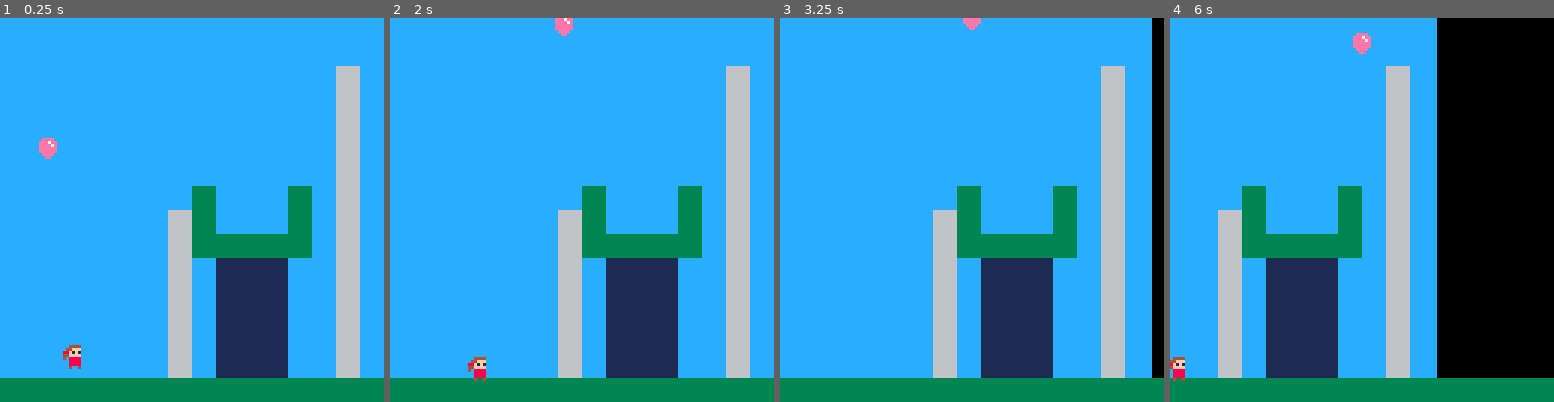
Above: before the commit, frames 1-4 (left to right).
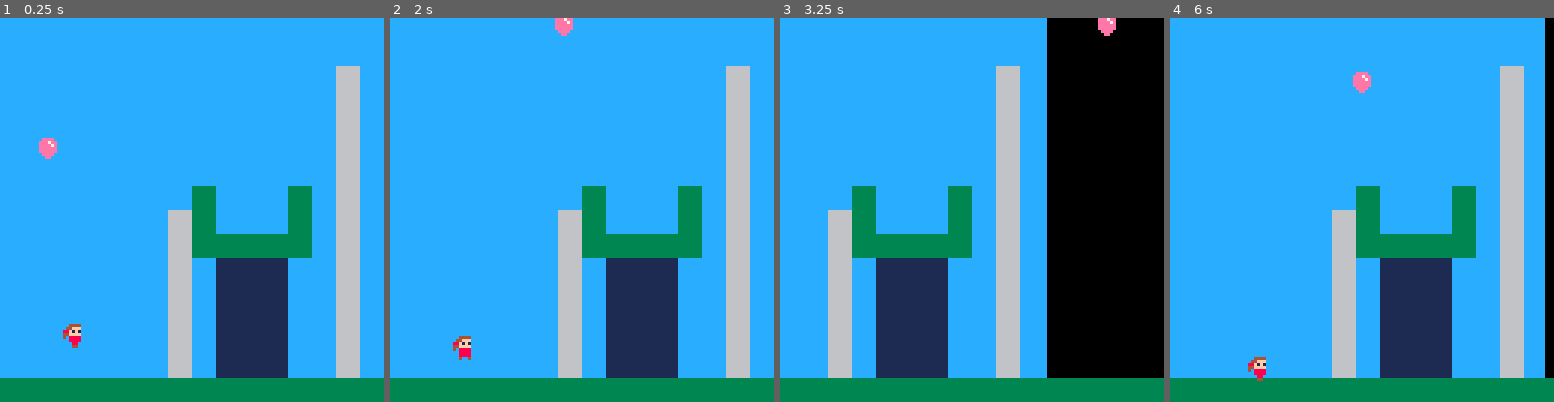
Above: after the commit, the same moments.

Repository: iffy/ppb-pico
Game: PICO-8 cartridge ppb.p8
Same seed, same stepped clock (60 frames per second), same inputs: the game is played once before the commit and once after it.
Inputs:
- Up to frame 1 (0.25 s): no input
- Up to frame 2 (2 s): tap X (X key) at 0.33, 1.07, 1.85 s; tap O (Z key) at 0.7, 1.7 s; hold Right from 1.6 s (still down)
- Up to frame 3 (3.25 s): release Right at 2.1 s; tap O (Z key) at 2.1, 2.5, 2.9 s; hold Up 2.15-2.42 s; hold Right 2.47-3.03 s; tap X (X key) at 2.97 s; hold Left from 3.08 s (still down)
- Up to frame 4 (6 s): tap O (Z key) every 0.4 s from 3.3 to 5.7 s; release Left at 3.58 s; hold Down 3.63-3.97 s; hold Right 4.02-4.68 s; tap X (X key) at 4.08, 5.2 s; hold Up 4.73-5.03 s; hold Left 5.08-5.68 s; hold Down from 5.73 s (still down)

The runs differ from the first frame. In frame 1, 0.4% of the frame differs, in the area x 16-22%, y 79-92%; in frame 2, 0.4%; in frame 3, 48%; in frame 4, 50%, in the area x 0-98%, y 0-95%.

Commit message:
Jumping girl doesn't look very good :)

Diff:
--- a/ppb.p8
+++ b/ppb.p8
@@ -213,40 +213,58 @@
     local flip_x = false
     if (girl.facing == left) flip_x = true
     pal(red, girl.shirt_color)
-    spr(7+girl.frame, px, py, 1, 1, flip_x)
+    local frame = 7 + girl.frame
+    if (girl.vel.y < 0) then
+        -- jumping or falling
+        frame = 12
+    end
+    if (abs(girl.vel.x) >= 0.05 and abs(girl.vel.y) >= 0.4) then
+        frame = 27
+    end
+    spr(frame, px, py, 1, 1, flip_x)
     pal()
+    -- print('v:('..girl.vel.x..','..girl.vel.y..')',
+    --     girl.pos.x*8, girl.pos.y*8, white)
 end
 function make_girl(tx, ty)
     girl = make_actor(tx, ty, 'girl')
     girl.draw = draw_girl
-    girl.control = walk_around
+    girl.control = ai_walk_around
     girl.shirt_color = red
-    girl.accel.y = 0.3
-    girl.bounce = 0.1
+    girl.accel.y = 0.2
+    girl.bounce = 0
     return girl
 end
-function walk_around(girl)
-    local r = rnd(10)
-    if (r <= 1) then
-        -- change what you're doing
-        r = rnd(10)
-        if (girl.accel.x != 0) then
-            -- she's moving
-            girl.accel.x = 0
-        else
-            -- she's holding still
-            if (r <= 5) then
-                girl.accel.x = rnd(0.15)
+function ai_walk_around(girl)
+    if (girl.vel.y == 0) then
+        local r = rnd(10)
+        if (r <= 1) then
+            -- change what you're doing
+            r = rnd(7)
+            if (girl.accel.x != 0) then
+                -- she's moving
+                girl.accel.x = 0
             else
-                girl.accel.x = -rnd(0.15)
+                -- she's holding still
+                if (r <= 5) then
+                    girl.accel.x = rnd(0.15)
+                else
+                    girl.accel.x = -rnd(0.15)
+                end
             end
         end
+    end
+    local r2 = rnd(6)
+    if (r2 <= 1 and girl.vel.y == 0) then
+        -- jump
+        girl.vel.y -= 1.5
+        girl.accel.x = 0
     end
 end
 chase_target = nil
 function chase_balloon(girl)
     if (not(chase_target)) then
-        walk_around(girl)
+        ai_walk_around(girl)
     end
 end
 
@@ -537,6 +555,7 @@
     if (deets.bounce) bounce_actors(a, b, deets)
 end
 
+-- bounce two actors that have collided
 function bounce_actors(a, b, deets)
     norm = vnorm(deets.cur_distance)
 
@@ -588,161 +609,21 @@
     end
     return false
 end
--- check if an actor overlaps a solid spot
--- this only works for actors less than one tile big
-function hit_tiles(a)
-    local npos = vadd(a.pos, a.vel)
-
-    if not in_solid(npos.x, a.pos.y, a.w, a.h) then
-
-    else
-        if (a.vel.x > 0) then
-            a.pos.x = ceil(npos.x) - a.w
-        elseif (a.vel.x < 0) then
-            a.pos.x = flr(npos.x) + a.w
-        end
-        a.vel.x *= -a.bounce
-    end
-
-    if not in_solid(a.pos.x, npos.y, a.w, a.h) then
-    else
-        if (a.vel.y > 0) then
-            a.pos.y = ceil(npos.y) - a.h
-        elseif (a.vel.y < 0) then
-            a.pos.y = flr(npos.y) + a.h
-        end
-        a.vel.y *= -a.bounce
-    end
-
-    return
-
-    -- local npos = vadd(a.pos, a.vel)
-    -- local hit_direction = in_solid(npos.x, npos.y, a.w, a.h)
-    -- if (hit_direction) then
-    --     log('hit '..a.type..a.id)
-    --     log('x:'..npos.x..',y:'..npos.y..',w:'..a.w..',h:'..a.h)
-    --     log('dir.x:'..hit_direction.x..',dir.y:'..hit_direction.y)
-    --     norm = vnorm(hit_direction)
-    --     opp = vmul(norm, -1)
-    --     mag = vdot(a.vel, norm)
-    --     a.vel = vadd(a.vel, vmul(opp, mag))
-
-    --     -- the following doesn't work if the actor move beyond
-    --     -- one square at a time
-
-    --     -- also, the balloon gets shoved down when hugging the side
-    --     -- of walls
-
-    --     -- y
-    --     if (abs(a.vel.y) > 0) then
-    --         if (hit_direction.y > 0) then
-    --             -- colliding with floor
-    --             log('floor')
-    --             a.pos.y = ceil(npos.y) - a.h
-    --             a.vel.y = 0
-    --         elseif (hit_direction.y < 0) then
-    --             -- colliding with ceiling
-    --             log('ceiling')
-    --             a.pos.y = flr(npos.y) + a.h
-    --             a.vel.y = 0
-    --         end
-    --     end
-
-    --     -- x
-    --     if (abs(a.vel.x) > 0) then
-    --         if (hit_direction.x > 0) then
-    --             -- colliding with wall to right
-    --             log('rightwall')
-    --             a.pos.x = ceil(npos.x) - a.w
-    --             a.vel.x = 0
-    --         elseif (hit_direction.x < 0) then
-    --             -- colliding with wall to left
-    --             log('leftwall')
-    --             a.pos.x = flr(npos.x) + a.w
-    --             a.vel.x = 0
-    --         end
-    --     end
-
-    --     -- while (in_solid(a.pos.x, a.pos.y, a.w, a.h)) do
-    --     --     a.pos = vadd(a.pos, opp)
-    --     -- end
-    --     -- a.vel = vadd(a.vel, vmul(opp, a.bounce))
-
-    --     --a.vel = vadd(a.vel, opp)
-    -- end
-
-
-    -- x
-    -- npos = vadd(a.pos, vector(a.vel.x, 0))
-    -- if (in_solid(npos.x, npos.y, a.w, a.h)
-    --     and not in_solid(a.pos.x, a.pos.y, a.w, a.h)) then
-    --     -- hit
-    --     a.vel.x *= -a.bounce
-    -- end
-
-    -- -- y
-    -- npos = vadd(a.pos, vector(0, a.vel.y))
-    -- if (in_solid(npos.x, npos.y, a.w, a.h)
-    --     and not in_solid(a.pos.x, a.pos.y, a.w, a.h)) then
-    --     -- hit
-    --     a.vel.y *= -a.bounce
-    -- end
-
-    -- backoff = vmul(vnorm(a.vel), -1)
-    -- while (in_solid(a.pos.x, a.pos.y, a.w, a.h)) do
-    --     vadd(a.pos, backoff)
-    -- end
-end
-
+
+-- BUG: fast-moving balloons can get stuck inside solid blocks
 function collide_with_walls(a)
     npos = vadd(a.pos, a.vel)
 
-    -- if (fget(getmaptile(npos.x, npos.y)) == 1) then
-    -- end
-    -- if hit_tiles(a) then a.should_advance = false
-
-    -- if collide_with_tiles(a)
-    -- if (fget(mget(npos.x, npos.y)) == 1)
-
-    -- the invisible walls
-    if (npos.x > (map_w)) then
-        a.pos.x = map_w
-        a.vel.x = 0
-        a.should_advance.x = false
-    elseif (npos.x < 0) then
-        a.pos.x = 0
-        a.vel.x = 0
-        a.should_advance.x = false
-    end
-    if (npos.y > map_h) then
-        a.pos.y = map_h
-        a.vel.y = 0
-        a.should_advance.y = false
-    elseif (npos.y < 0) then
-        a.pos.y = 0
-        a.vel.y = 0
-        a.should_advance.y = false
-    end
-
-    if not in_solid(npos.x, a.pos.y, a.w, a.h) then
-
-    else
-        -- if (a.vel.x > 0) then
-        --     a.pos.x = ceil(npos.x) - a.w
-        -- elseif (a.vel.x < 0) then
-        --     a.pos.x = flr(npos.x) + a.w
-        -- end
+    if (npos.x > (map_w)
+        or npos.x < 0
+        or in_solid(npos.x, a.pos.y, a.w, a.h)) then
         a.should_advance.x = false
         a.vel.x *= -a.bounce
     end
 
-    if not in_solid(a.pos.x, npos.y, a.w, a.h) then
-    else
-        -- if (a.vel.y > 0) then
-        --     a.pos.y = ceil(npos.y) - a.h
-        -- elseif (a.vel.y < 0) then
-        --     a.pos.y = flr(npos.y) + a.h
-        -- end
+    if (npos.y > map_h
+        or npos.y < 0
+        or in_solid(a.pos.x, npos.y, a.w, a.h)) then
         a.should_advance.y = false
         a.vel.y *= -a.bounce
     end
@@ -1150,13 +1031,13 @@
 00aaaa000eeeeee00007000000000700007000000f777777f7770000000888800008888004c8870004c88c0004788c000088880004fff0000000000000000000
 00a00a0000eeee00000700000000007007000000fffff77777777000000888800000880040788c0440c8870440c88c0400888800007700000000000000000000
 00800800000ee000000000000000000000000000ffffffff7777770000040040000044004f8888f44f8888f44f8888f400400400011110000000000000000000
-00000000bbbbbbbbbbbbbbbb333333330000000000000000000000000000000000000000004444f00f4444000048444400000000011110000111100000000000
-000000003bb3bbbb3bbbb3333333333300000000000000000000333000000000000000000f4444800844ff0f440044ff0000000001111f0001111f0000000000
-000000003333333333333333333333330044444444444400000333333000000000000300084884800888f18000004ff100000000011110000111100000000000
-000000003333333333333333333333330005000000005000003333233330000000a0030008844880084fff8048888fff00000000077770000777700000000000
-666666563333333333333333333333330044444444444400033333333230033000b0300000848800044888000888880000000444011110000111100000000000
-6666656633333333333333333333333300050000000050000323333333333330000b300a00848800048888000888088f044844ff010010000011000000000000
-6666566633333333333333333333333304444444444444403333323333333233000b30b000880400004088004800000048884ff1040040000044000000000000
+00000000bbbbbbbbbbbbbbbb333333330000000000000000000000000000000000000000004444f00f4444000000000000000000011110000111100000000000
+000000003bb3bbbb3bbbb3333333333300000000000000000000333000000000000000000f4444800844ff0f044044440000000001111f0001111f0000000000
+000000003333333333333333333333330044444444444400000333333000000000000300084884800888f180400844ff00000000011110000111100000000000
+000000003333333333333333333333330005000000005000003333233330000000a0030008844880084fff8000004ff100000000077770000777700000000000
+666666563333333333333333333333330044444444444400033333333230033000b03000008488000448880048888fff00000444011110000111100000000000
+6666656633333333333333333333333300050000000050000323333333333330000b300a008488000488880008888800044844ff010010000011000000000000
+6666566633333333333333333333333304444444444444403333323333333233000b30b000880400004088004888808f48884ff1040040000044000000000000
 6665666633333333333333333333333300050000000050003333333333333333000b3b0000400000000004000000000048888fff044044000044400000000000
 00000000000ee000000e000000000000333333331111111166666666000000000000000000000000000000000000000000000000000000000000000000000000
 0000000000ee7e0000e0000000000000333333331111111166666666000000000000000000000000000000000000000000000000000000000000000000000000
